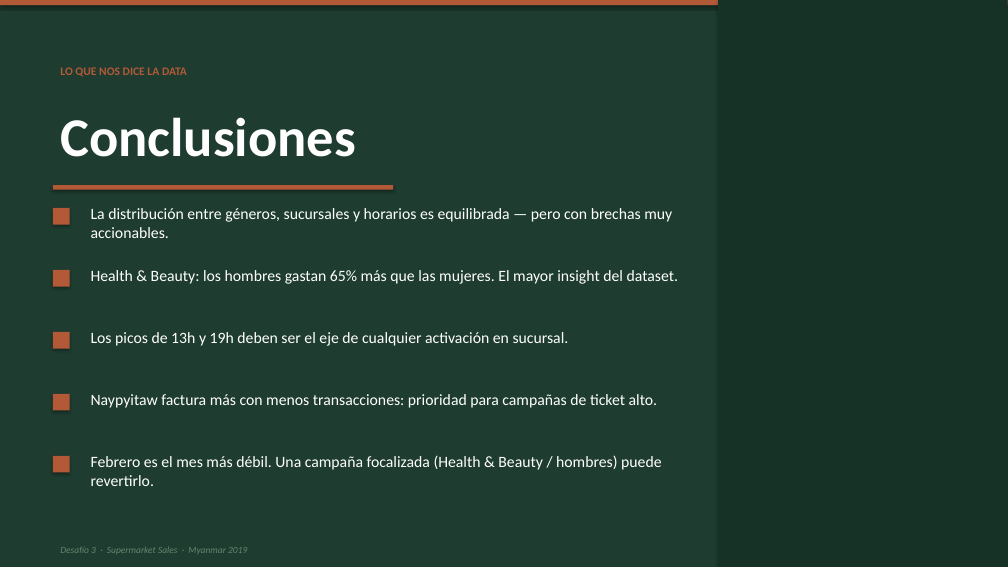
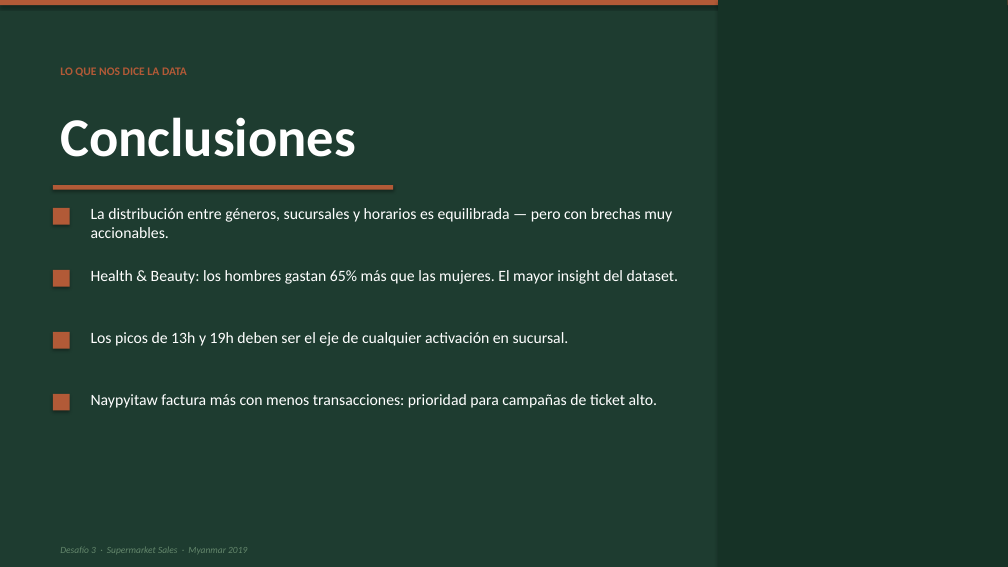
Before and after one commit to javierFernandezF/tallerStoryteling, a slide deck: slide 9 of Taller/Archivos notables/Desafio3_Presentacion_v3.pptx. Drawn at 1008x567 pixels with LibreOffice and Linux fonts; fonts in the diff are those of the drawing. Boxes give left, top, right and bottom in pixels: in the first picture for what was removed or moved away, otherwise in the second. Text is boxed around its words. In the diff, an @@ line names an element or a change of style, - is before the commit and + after.

```diff
--- a/Taller/Archivos notables/Desafio3_Presentacion_v3.pptx
+++ b/Taller/Archivos notables/Desafio3_Presentacion_v3.pptx
@@ rectangle removed at (53,456,70,473) @@
@@ text removed at (91,455,661,486) @@
-Febrero es el mes más débil. Una campaña focalizada (Health & Beauty / hombres) puede revertirlo.
```
Also in this commit, not shown: 7 other slides changed, 2 other files.
